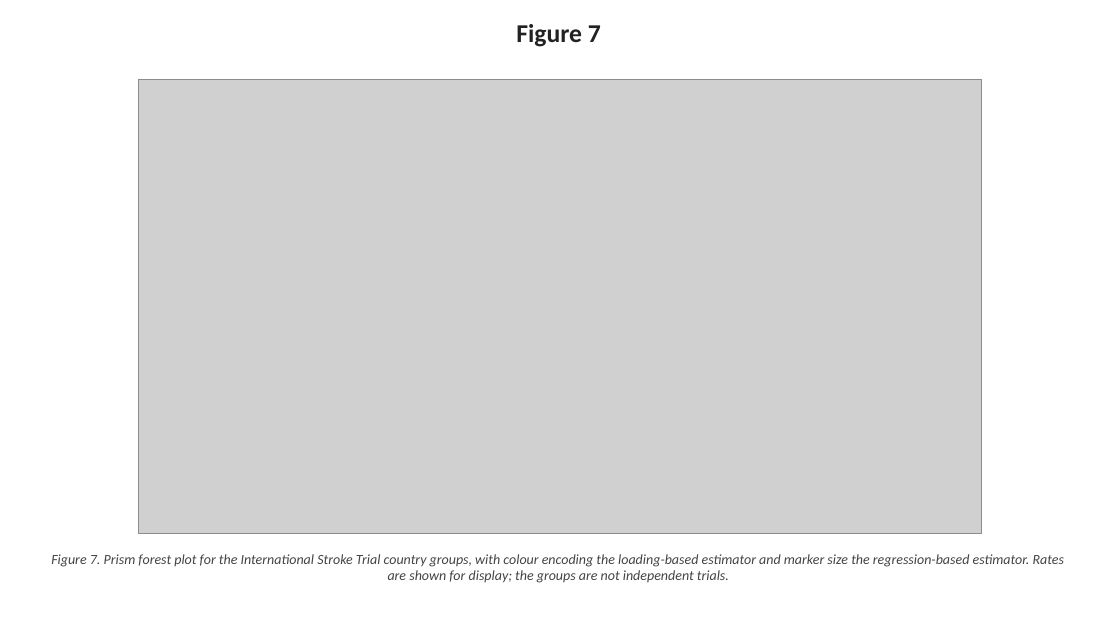
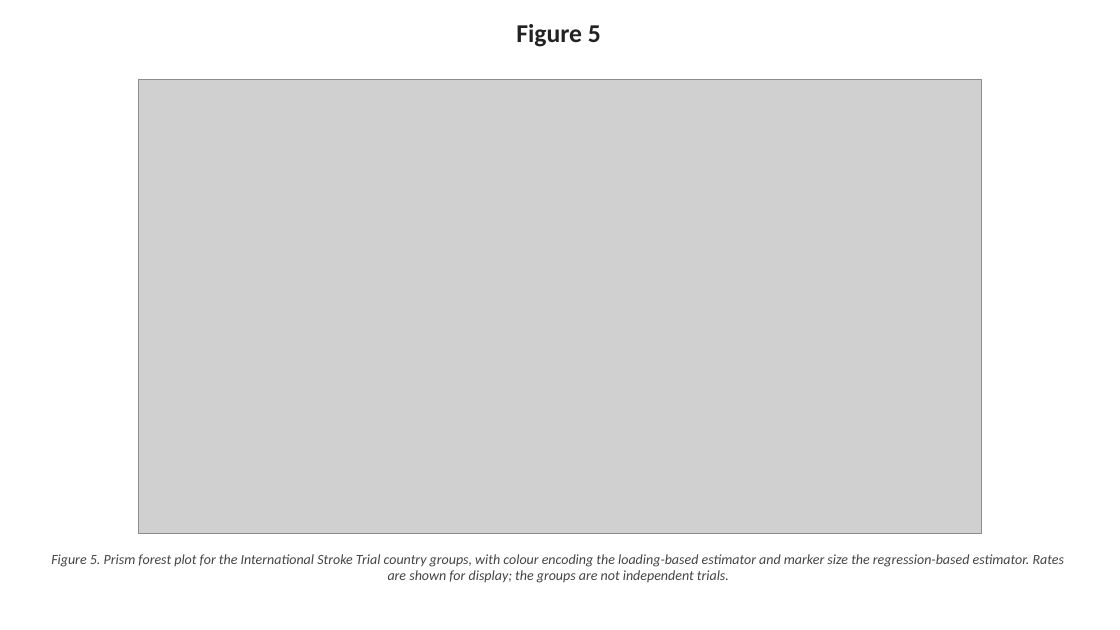
Before and after one commit to bougtoir/linko-icr-paper, a slide deck: slide 8 of icr_paper/LINKO_figures_english.pptx. Drawn at 1120x630 pixels with LibreOffice and Linux fonts; fonts in the diff are those of the drawing; grey boxes stand for pictures. Boxes give left, top, right and bottom in pixels: in the first picture for what was removed or moved away, otherwise in the second. Text is boxed around its words. In the diff, an @@ line names an element or a change of style, - is before the commit and + after.

```diff
--- a/icr_paper/LINKO_figures_english.pptx
+++ b/icr_paper/LINKO_figures_english.pptx
@@ text at (516,24,601,47): text changed @@
-Figure 7
+Figure 5
@@ text at (51,554,1064,583): text changed @@
-Figure 7. Prism forest plot for the International Stroke Trial country groups, with colour encoding the loading-based estimator and marker size the regression-based estimator. Rates are shown for display; the groups are not independent trials.
+Figure 5. Prism forest plot for the International Stroke Trial country groups, with colour encoding the loading-based estimator and marker size the regression-based estimator. Rates are shown for display; the groups are not independent trials.
```
Also in this commit, not shown: 3 other slides changed, 6 other files.
